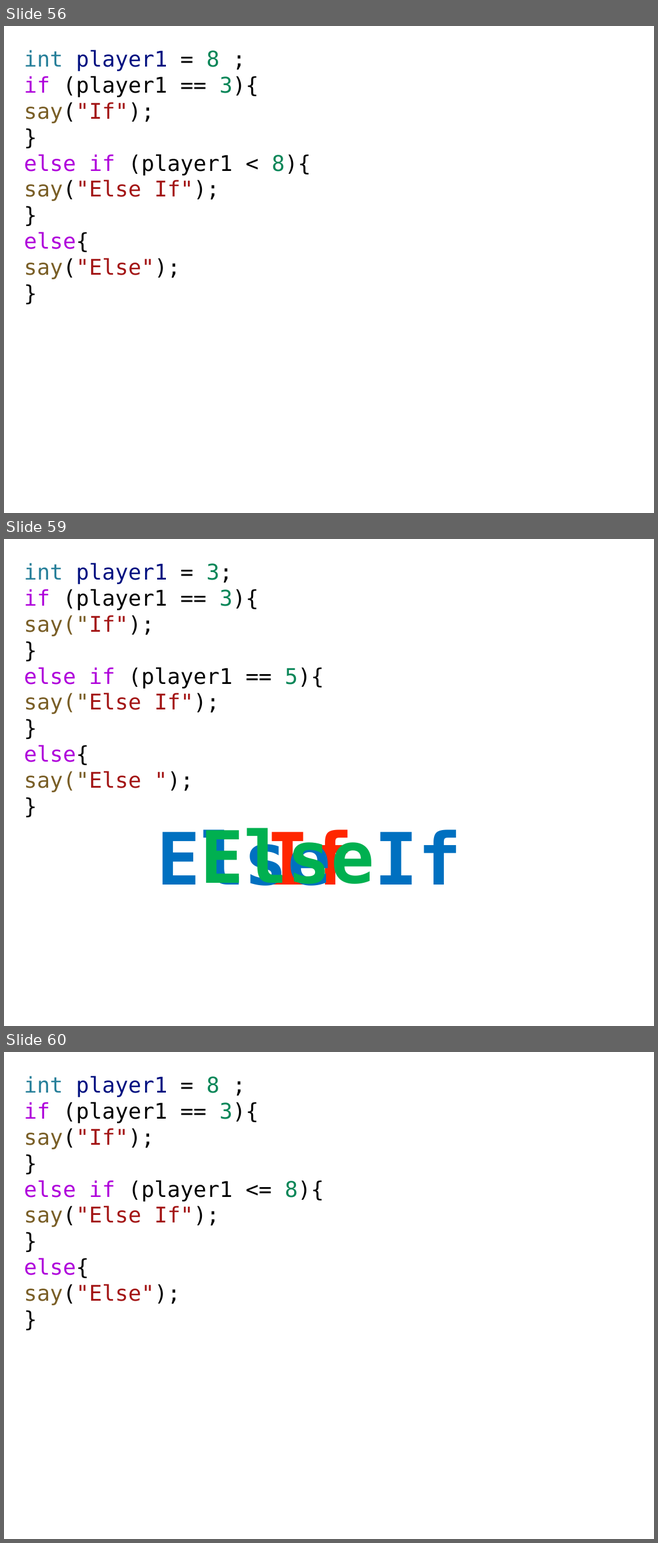
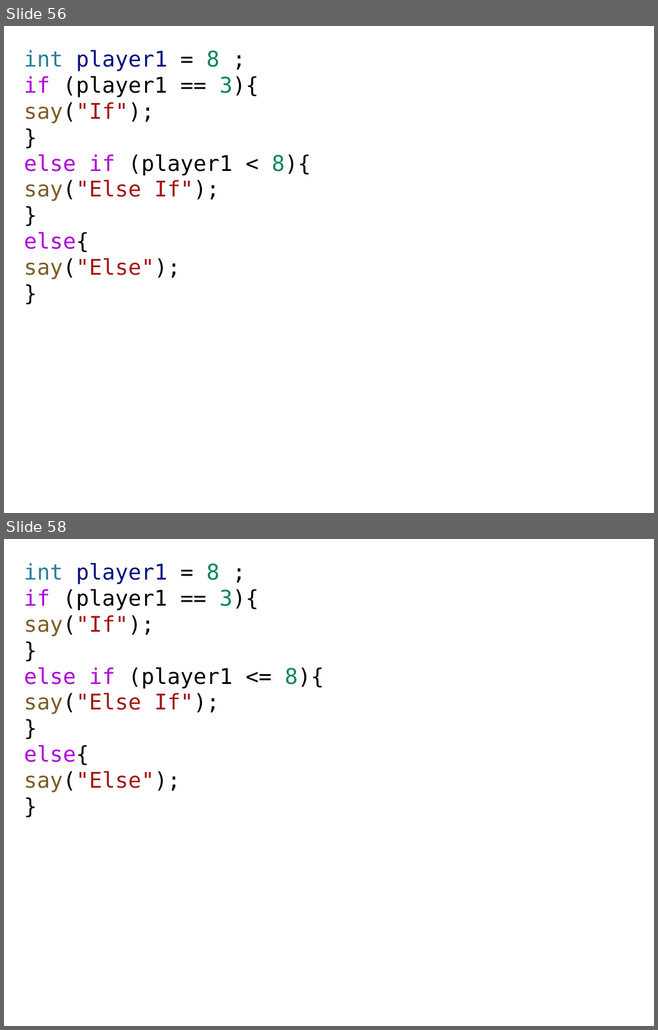
Before and after one commit to LearnWithLlew/IntroToJava, a slide deck: LearnWithLlew/src/main/org/learnwithllew/courseware/section03ifs/If Statements.pptx. Shown one above the other, each under a label of ours: slides 56, 59 and 60 before the commit, slides 56 and 58 after it; the slides between them are not shown. The pictures are 658x1543 and 658x1030 pixels, drawn with LibreOffice and Linux fonts; fonts in the diff are those of the drawing. Boxes give left, top, right and bottom in pixels: in the first picture for what was removed or moved away, otherwise in the second. Text is boxed around its words. In the diff, an @@ line names an element or a change of style, - is before the commit and + after.

```diff
--- a/LearnWithLlew/src/main/org/learnwithllew/courseware/section03ifs/If Statements.pptx
+++ b/LearnWithLlew/src/main/org/learnwithllew/courseware/section03ifs/If Statements.pptx
@@ slide 59 removed at (x1=4, y1=539, x2=654, y2=1026), background #FFFFFF @@
@@ text removed at (x1=24, y1=563, x2=324, y2=792) @@
-int player1 = 3;
-if (player1 == 3){
-say("If");
-}
-else if (player1 == 5){
-say("Else If");
-}
-else{
-say("Else ");
-}
@@ text removed at (x1=157, y1=828, x2=462, y2=886) @@
-Else If
@@ text removed at (x1=201, y1=828, x2=375, y2=886) @@
-Else
@@ text removed at (x1=266, y1=826, x2=353, y2=900) @@
-If
@@ what was slide 60 is now slide 58 @@
```
Also in this commit, not shown: 1 slide changed, 2 other slides removed.
